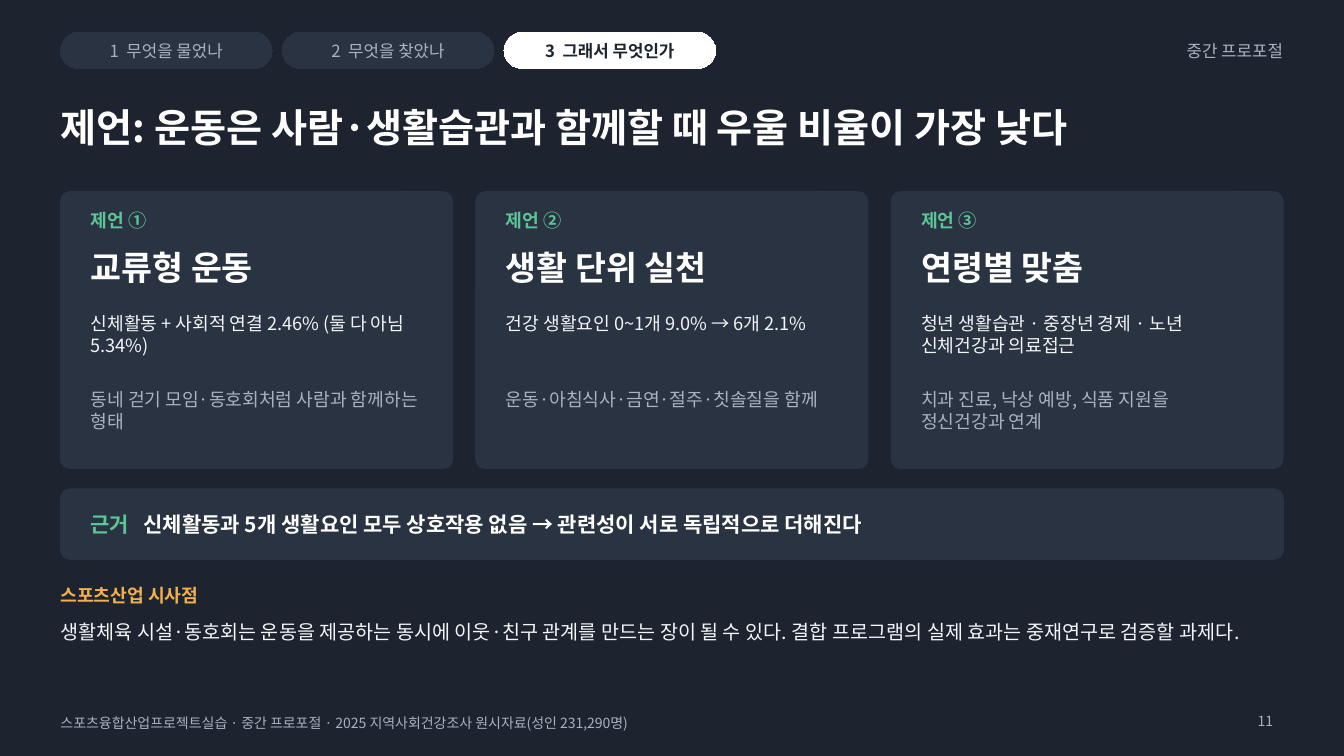
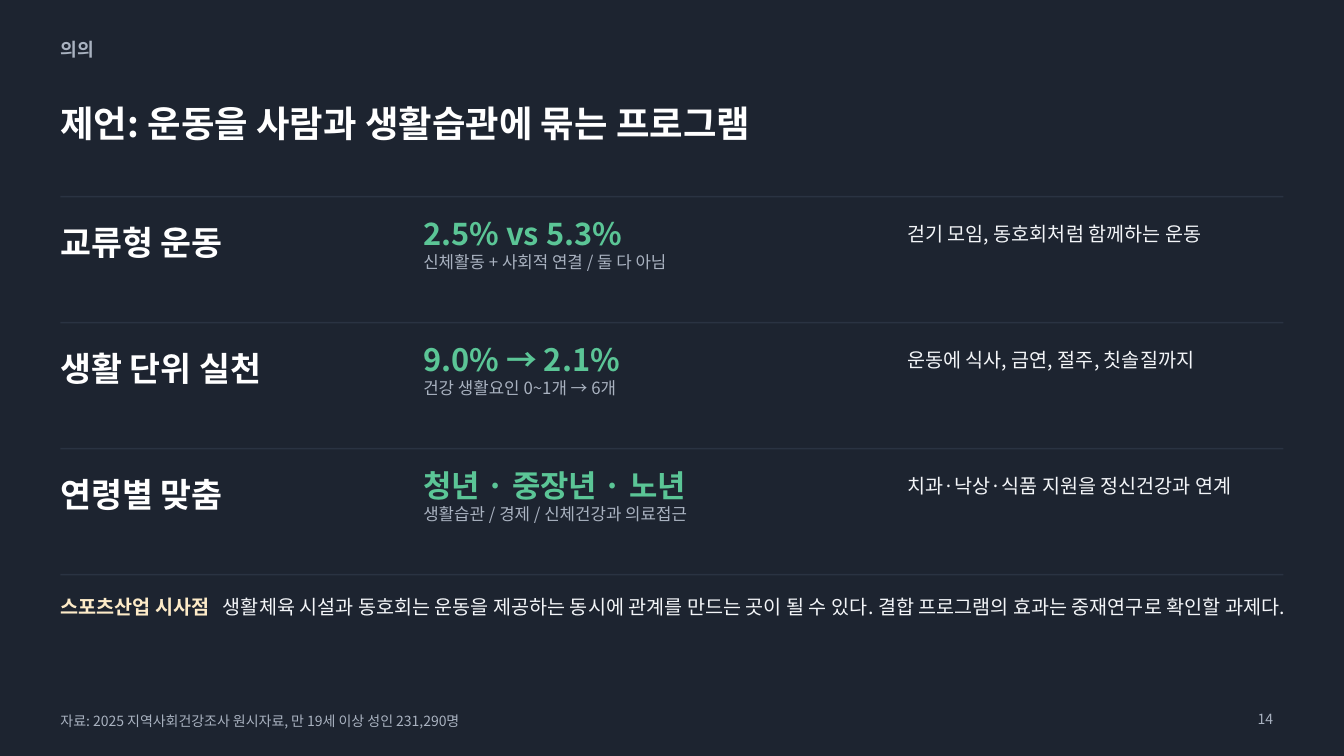
Before and after one commit to 202103116-stack/Depression_MultiDomain_Capstone, a slide deck: slide 14 of presentation/proposal_v2.pptx (slide 11 before the commit). Drawn at 1344x756 pixels with LibreOffice and Linux fonts; fonts in the diff are those of the drawing. Boxes give left, top, right and bottom in pixels: in the first picture for what was removed or moved away, otherwise in the second. Text is boxed around its words. In the diff, an @@ line names an element or a change of style, - is before the commit and + after.

```diff
--- a/presentation/proposal_v2.pptx
+++ b/presentation/proposal_v2.pptx
@@ rounded rectangle removed at bbox=[60, 32, 272, 69] @@
-1 무엇을 물었나
@@ text added at bbox=[60, 40, 93, 58], 13 pt, text #A9B2C0, bold @@
+의의
@@ rounded rectangle removed at bbox=[282, 32, 494, 69] @@
-2 무엇을 찾았나
@@ rounded rectangle removed at bbox=[504, 32, 716, 69] @@
-3 그래서 무엇인가
@@ text removed at bbox=[1187, 43, 1283, 58] @@
-중간 프로포절
@@ title at bbox=[60, 106, 750, 141]: text changed; size 28 to 26 pt @@
-제언: 운동은 사람·생활습관과 함께할 때 우울 비율이 가장 낮다
+제언: 운동을 사람과 생활습관에 묶는 프로그램
@@ rounded rectangle removed at bbox=[60, 192, 453, 469] @@
@@ line added from (60, 197) to (1284, 197), #2A3342 1 pt @@
@@ rounded rectangle removed at bbox=[476, 192, 868, 469] @@
@@ rounded rectangle removed at bbox=[891, 192, 1284, 469] @@
@@ text "교류형 운동": place and size @@
-text "교류형 운동" at bbox=[91, 251, 253, 283]
+text "교류형 운동" at bbox=[60, 226, 223, 258]
@@ text removed at bbox=[91, 211, 146, 229] @@
-제언 ①
@@ text at bbox=[423, 222, 667, 270]: text changed; size 13 to 12 pt; text colour #F3F5F8 to #A9B2C0 @@
-신체활동 + 사회적 연결 2.46% (둘 다 아님 5.34%)
+2.5% vs 5.3%
+신체활동 + 사회적 연결 / 둘 다 아님
@@ text removed at bbox=[506, 211, 562, 229] @@
-제언 ②
@@ text at bbox=[907, 224, 1201, 245]: text changed; size 13 to 14 pt; text colour #A9B2C0 to #F3F5F8 @@
-동네 걷기 모임·동호회처럼 사람과 함께하는 형태
+걷기 모임, 동호회처럼 함께하는 운동
@@ text removed at bbox=[921, 211, 977, 229] @@
-제언 ③
@@ line added from (60, 323) to (1284, 323), #2A3342 1 pt @@
@@ text "생활 단위 실천": place and size @@
-text "생활 단위 실천" at bbox=[506, 251, 707, 283]
+text "생활 단위 실천" at bbox=[60, 352, 261, 384]
@@ text at bbox=[423, 348, 620, 396]: text changed; size 13 to 12 pt; text colour #F3F5F8 to #A9B2C0 @@
-건강 생활요인 0~1개 9.0% → 6개 2.1%
+9.0% → 2.1%
+건강 생활요인 0~1개 → 6개
@@ text at bbox=[907, 350, 1194, 371]: text changed; size 13 to 14 pt; text colour #A9B2C0 to #F3F5F8 @@
-운동·아침식사·금연·절주·칫솔질을 함께
+운동에 식사, 금연, 절주, 칫솔질까지
@@ line added from (60, 449) to (1284, 449), #2A3342 1 pt @@
@@ text "연령별 맞춤": place and size @@
-text "연령별 맞춤" at bbox=[921, 252, 1084, 283]
+text "연령별 맞춤" at bbox=[60, 479, 223, 510]
@@ text at bbox=[423, 471, 687, 522]: text changed; size 13 to 12 pt; text colour #F3F5F8 to #A9B2C0 @@
-청년 생활습관 · 중장년 경제 · 노년 신체건강과 의료접근
+청년 · 중장년 · 노년
+생활습관 / 경제 / 신체건강과 의료접근
@@ text at bbox=[907, 476, 1231, 495]: text changed; size 13 to 14 pt; text colour #A9B2C0 to #F3F5F8 @@
-치과 진료, 낙상 예방, 식품 지원을 정신건강과 연계
+치과·낙상·식품 지원을 정신건강과 연계
@@ rounded rectangle removed at bbox=[60, 489, 1284, 560] @@
@@ text removed at bbox=[91, 514, 862, 534] @@
-근거 신체활동과 5개 생활요인 모두 상호작용 없음 → 관련성이 서로 독립적으로 더해진다
@@ text at bbox=[60, 597, 1285, 616]: text changed @@
-생활체육 시설·동호회는 운동을 제공하는 동시에 이웃·친구 관계를 만드는 장이 될 수 있다. 결합 프로그램의 실제 효과는 중재연구로 검증할 과제다.
+스포츠산업 시사점 생활체육 시설과 동호회는 운동을 제공하는 동시에 관계를 만드는 곳이 될 수 있다. 결합 프로그램의 효과는 중재연구로 확인할 과제다.
@@ text removed at bbox=[60, 586, 198, 604] @@
-스포츠산업 시사점
@@ line added from (60, 575) to (1284, 575), #2A3342 1 pt @@
@@ text at bbox=[60, 714, 459, 729]: text changed @@
-스포츠융합산업프로젝트실습 · 중간 프로포절 · 2025 지역사회건강조사 원시자료(성인 231,290명)
+자료: 2025 지역사회건강조사 원시자료, 만 19세 이상 성인 231,290명
@@ page number removed at bbox=[1258, 716, 1274, 726] @@
-11
@@ page number added at bbox=[1258, 714, 1274, 724], 10 pt, text #A9B2C0 @@
+14
```
Also in this commit, not shown: 12 other slides changed, 7 slides added, 4 slides removed, 11 other files.
